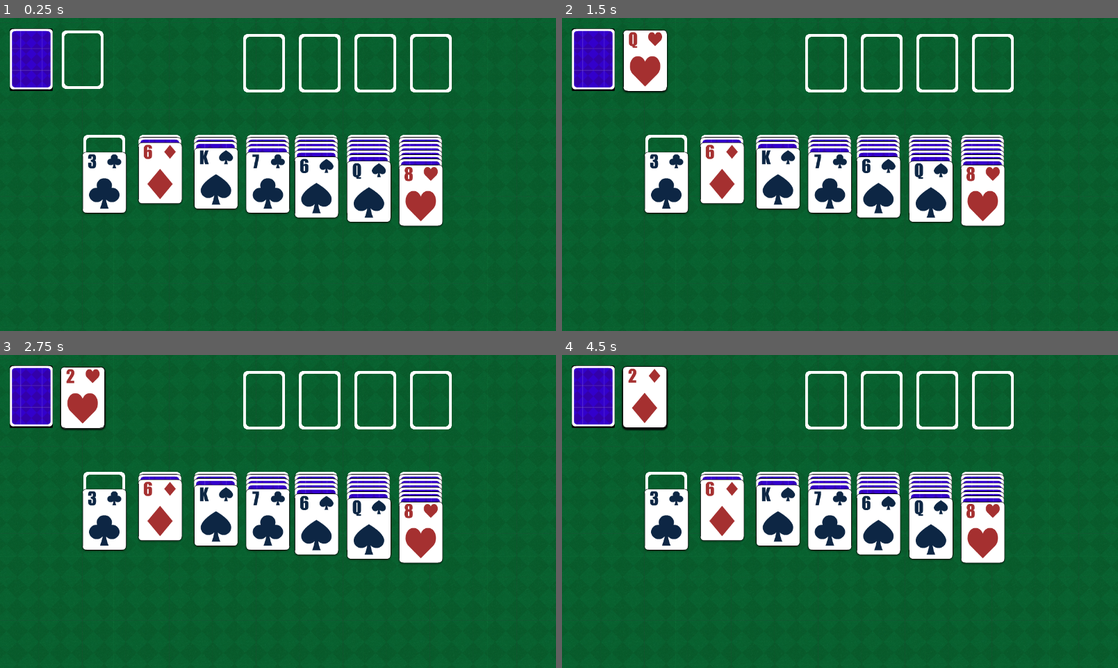
Above: before the commit, frames 1-4 (two rows, left to right).
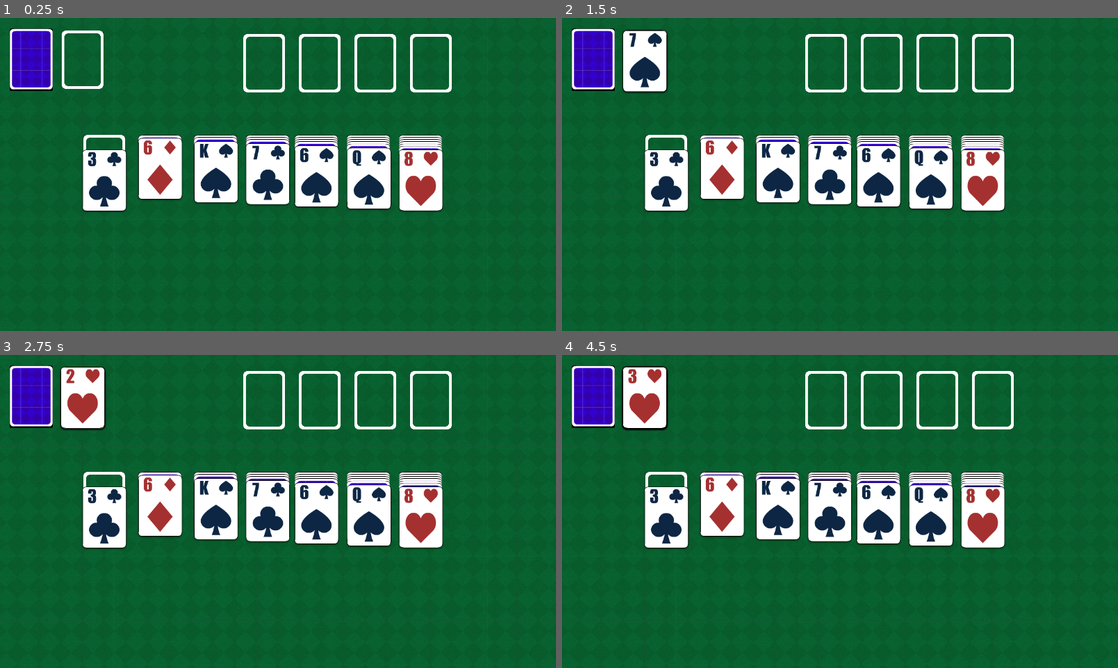
Above: after the commit, the same moments.

Repository: Taschi120/klondike
Game: Godot game, scene res://scenes/main_screen.tscn
The game is run twice, just before and just after one commit, with the same random seed, the same clock (stepped at 60 frames per second) and the same inputs.
Inputs (mouse positions are in pixels of both pictures, inside the frame that each line leads up to):
- Up to frame 1 (0.25 s): no input
- Up to frame 2 (1.5 s): tap Enter at 0.5 s; move the mouse to (595, 58) at 0.52 s; click (595, 58) at 0.67 s; tap Space at 1.25 s; move the mouse to (595, 61) at 1.27 s; click (595, 61) at 1.42 s
- Up to frame 3 (2.75 s): tap Enter at 2 s; click (33, 398) at 2.17 s
- Up to frame 4 (4.5 s): tap Space at 2.75, 4.25 s; click (595, 398) at 2.92 s; tap Enter at 3.5 s; click (595, 398) at 3.67 s; click (595, 398) at 4.42 s

The runs differ from the first frame. In frame 1, 6.7% of the frame differs, in the area x 14-80%, y 37-67%; in frame 2, 7.4%, in the area x 10-80%, y 4-67%; in frame 3, 6.7%; in frame 4, 7.0%.
Error before the commit: Parse Error: Expected indented block after "if" block. (res://scenes/foundation.gd:14)

Commit message:
Major breakthrough in moving cards

Diff:
--- a/scenes/Selection.gd
+++ b/scenes/Selection.gd
@@ -1,6 +1,8 @@
 extends CardStack
 
 class_name Selection
+
+const OFFSET = Vector2(0, 35)
 
 var source: CardStack = null
 
@@ -10,6 +12,7 @@
 	super.add_card(card)
 	card.position = Vector2.ZERO
 	card.at_top = false
+	reorg_stack()
 
 func add_card_from(card: Card, _source: CardStack) -> void:
 	assert(is_empty())
@@ -36,6 +39,7 @@
 
 	assert(is_empty())
 	source = null
+	reorg_stack()
 	return result
 
 func put_back() -> void:
@@ -45,9 +49,30 @@
 	var _source = source
 	var cards = take_cards()
 	_source.add_cards(cards)
+	reorg_stack()
 
 func get_region():
 	return Regions.CURSOR
 
 func _process(delta: float) -> void:
 	position = get_global_mouse_position()
+
+# Reposition cards so they are all visible
+func reorg_stack():
+	var child_count = size()
+	if is_empty():
+		return
+
+	var offset = Vector2(0, 0)
+
+	var card = $Internal.get_child(0)
+
+	card.position = offset
+	var previous_card_open = card.open
+
+	for i in range(0, child_count):
+		offset += OFFSET
+
+		card = $Internal.get_child(i)
+		card.position = offset
+		previous_card_open = card.open
--- a/scenes/card.gd
+++ b/scenes/card.gd
@@ -2,9 +2,9 @@
 
 class_name Card
 
-signal clicked
+signal picked_up
 signal double_clicked
-signal right_clicked
+signal released
 
 var open = false: set = set_open
 
@@ -77,6 +77,7 @@
 
 func is_at_top():
 	var p = get_parent()
+	assert(p != null)
 	if p == null:
 		return false
 	var siblings = p.get_children()
@@ -125,14 +126,18 @@
 	if not clickable():
 		return
 
+	var _parent = get_parent()
+	if _parent:
+		var dropoff_spot = _parent.get_node("DropoffSpot")
+		if dropoff_spot and dropoff_spot.active:
+			return
+
 	if event is InputEventMouseButton and event.double_click and event.button_index == MOUSE_BUTTON_LEFT and clickable:
 		print("dc")
 		double_clicked.emit(self)
 
-	if event is InputEventMouseButton and event.pressed:
-		if event.button_index == MOUSE_BUTTON_RIGHT:
-			print("RC")
-			right_clicked.emit(self)
-			print("RCd")
-		if event.button_index == MOUSE_BUTTON_LEFT and get_region() != Regions.CURSOR:
-			clicked.emit(self)
+	if event is InputEventMouseButton and event.button_index == MOUSE_BUTTON_LEFT:
+		if event.is_pressed():
+			picked_up.emit(self)
+		elif event.is_released():
+			released.emit(self)
--- a/scenes/card_stack.gd
+++ b/scenes/card_stack.gd
@@ -3,6 +3,13 @@
 class_name CardStack
 
 @export var type = Regions.DRAW
+
+var hovered = false
+
+func _ready() -> void:
+	if $DropoffSpot:
+		$DropoffSpot.mouse_entered.connect(func(): hovered = true)
+		$DropoffSpot.mouse_exited.connect(func(): hovered = false)
 
 func get_cards() -> Array:
 	return $Internal.get_children()
@@ -43,8 +50,18 @@
 	return $Internal.get_children().has(_card)
 
 func _on_selection_changed(selection: Array, source: CardStack) -> void:
-	pass
+	if selection.is_empty():
+		$DropoffSpot.active = false
+	else:
+		$DropoffSpot.active = can_accept(selection, source)
 
 func can_accept(cards: Array, source: CardStack) -> bool:
-	assert(false)
 	return false
+
+
+
+func _on_dropoff_spot_mouse_entered() -> void:
+	hovered = true
+
+func _on_dropoff_spot_mouse_exited() -> void:
+	hovered = false
--- a/scenes/card_stack.tscn
+++ b/scenes/card_stack.tscn
@@ -9,3 +9,6 @@
 [node name="Internal" type="Node2D" parent="."]
 
 [node name="DropoffSpot" parent="." instance=ExtResource("2_85xq6")]
+
+[connection signal="mouse_entered" from="DropoffSpot" to="." method="_on_dropoff_spot_mouse_entered"]
+[connection signal="mouse_exited" from="DropoffSpot" to="." method="_on_dropoff_spot_mouse_exited"]
--- a/scenes/discard.tscn
+++ b/scenes/discard.tscn
@@ -1,7 +1,8 @@
-[gd_scene load_steps=3 format=3 uid="uid://cidlck5ee3un6"]
+[gd_scene load_steps=4 format=3 uid="uid://cidlck5ee3un6"]
 
 [ext_resource type="Script" path="res://scenes/discard.gd" id="1_kj7f6"]
 [ext_resource type="Texture2D" uid="uid://d2tu030blrwjo" path="res://assets/empty_stack.png" id="2_qleig"]
+[ext_resource type="PackedScene" uid="uid://eycvb3tw45dg" path="res://scenes/dropoff_spot.tscn" id="3_tmahg"]
 
 [node name="Discard" type="Node2D"]
 script = ExtResource("1_kj7f6")
@@ -10,3 +11,5 @@
 texture = ExtResource("2_qleig")
 
 [node name="Internal" type="Node2D" parent="."]
+
+[node name="DropoffSpot" parent="." instance=ExtResource("3_tmahg")]
--- a/scenes/dropoff_spot.gd
+++ b/scenes/dropoff_spot.gd
@@ -1,9 +1,13 @@
 extends Node2D
+
+class_name DropoffSpot
 
 const COLOR_OFF = Color(Color.YELLOW, 0)
 const COLOR_ON = Color(Color.YELLOW, 0.3)
 
 var active = false : set = set_active
+
+var hovered = false
 
 # Called when the node enters the scene tree for the first time.
 func _ready() -> void:
--- a/scenes/dropoff_spot.tscn
+++ b/scenes/dropoff_spot.tscn
@@ -1,10 +1,17 @@
-[gd_scene load_steps=3 format=3 uid="uid://eycvb3tw45dg"]
+[gd_scene load_steps=4 format=3 uid="uid://eycvb3tw45dg"]
 
 [ext_resource type="Script" path="res://scenes/dropoff_spot.gd" id="1_s4knv"]
 [ext_resource type="Texture2D" uid="uid://clru64b1fj7ip" path="res://assets/glowspot.png" id="2_nafny"]
 
-[node name="DropoffSpot" type="Node2D"]
+[sub_resource type="RectangleShape2D" id="RectangleShape2D_it3lu"]
+size = Vector2(100, 143)
+
+[node name="DropoffSpot" type="Area2D"]
 script = ExtResource("1_s4knv")
 
 [node name="Sprite2D" type="Sprite2D" parent="."]
 texture = ExtResource("2_nafny")
+
+[node name="clickspot" type="CollisionShape2D" parent="."]
+position = Vector2(1, 2)
+shape = SubResource("RectangleShape2D_it3lu")
--- a/scenes/foundation.gd
+++ b/scenes/foundation.gd
@@ -10,5 +10,17 @@
 func get_region():
 	return Regions.FOUNDATION
 
-func _on_selection_changed(cards, source):
-	if cards.is_empty():
+func can_accept(cards: Array, source: CardStack) -> bool:
+	if cards.size() != 1:
+		return false
+
+	if source.get_region() not in [Regions.DISCARD, Regions.FOUNDATION]:
+		return false
+
+	if suit != cards[0].suit:
+		return false
+
+	if cards[0].value != get_current_value() + 1:
+		return false
+
+	return true
--- a/scenes/main_screen.gd
+++ b/scenes/main_screen.gd
@@ -61,29 +61,26 @@
 			if not $Selection.is_empty():
 				$Selection.put_back()
 			$Selection.add_card_from(_card, $Discard)
+			notify_selection_change($Discard)
 
 		Regions.TABLEAU:
-			if not $Selection.is_empty() and not $Selection.is_empty():
-				# TODO - Place stack at clickspot if possible!
+			if not $Selection.is_empty():
 				return
-			assert($Selection.is_empty())
+
 			if _card.open:
 				print("Pickup from tableau")
 				var _tableau = find_tableau(_card)
 				var _cards = _tableau.take_top_cards(_card)
 				assert(_cards.size() >= 1)
 				$Selection.add_cards_from(_cards, _tableau)
+				notify_selection_change(_tableau)
 			elif _card.at_top:
 				_card.open = true
 
 
 func notify_selection_change(_source: CardStack) -> void:
-	var new_state = $Selection.is_empty()
-
 	for stack in valid_drop_targets:
 		stack._on_selection_changed($Selection.get_cards(), _source)
-
-
 
 func _on_double_click(_card) -> void:
 	print(_card.debug_string())
@@ -96,9 +93,24 @@
 				return
 
 func _on_right_click(_card) -> void:
-	print("Dropping card(s)")
-	if not $Selection.is_empty():
-		$Selection.put_back()
+	if $Selection.is_empty():
+		return
+	# try to drop onto a drop target
+	var drop_target: CardStack = null
+	for stack in valid_drop_targets:
+		if stack.hovered:
+			drop_target = stack
+
+	if drop_target:
+		var cards = $Selection.take_cards()
+		drop_target.add_cards(cards)
+		notify_selection_change(null)
+	else:
+		# We're not above a valid drop target - return cards to source
+		print("Dropping card(s)")
+		if not $Selection.is_empty():
+			$Selection.put_back()
+			notify_selection_change(null)
 
 func try_move_to_foundation(_card) -> bool:
 	if not _card.open:
--- a/scenes/main_screen.tscn
+++ b/scenes/main_screen.tscn
@@ -29,23 +29,23 @@
 
 [node name="FoundationHeart" parent="Foundations" instance=ExtResource("5_w2yvf")]
 position = Vector2(496, 104)
-suit = null
-type = null
+suit = "heart"
+type = 1
 
 [node name="FoundationDiamond" parent="Foundations" instance=ExtResource("5_w2yvf")]
 position = Vector2(624, 104)
 suit = "diamond"
-type = null
+type = 1
 
 [node name="FoundationSpade" parent="Foundations" instance=ExtResource("5_w2yvf")]
 position = Vector2(752, 104)
 suit = "spade"
-type = null
+type = 1
 
 [node name="FoundationClub" parent="Foundations" instance=ExtResource("5_w2yvf")]
 position = Vector2(880, 104)
 suit = "club"
-type = null
+type = 1
 
 [node name="Tableaux" type="Node2D" parent="."]
 
--- a/scenes/stock.gd
+++ b/scenes/stock.gd
@@ -18,9 +18,9 @@
 			card.open = false
 			card.at_top = false
 
-			card.clicked.connect(main_scene._on_card_clicked)
+			card.picked_up.connect(main_scene._on_card_clicked)
 			card.double_clicked.connect(main_scene._on_double_click)
-			card.right_clicked.connect(main_scene._on_right_click)
+			card.released.connect(main_scene._on_right_click)
 			unshuffled_pile.append(card)
 
 	var shuffled_pile = []
--- a/scenes/tableau_pile.gd
+++ b/scenes/tableau_pile.gd
@@ -1,6 +1,9 @@
 extends CardStack
 
 class_name TableauPile
+
+const FACEDOWN_OFFSET = Vector2(0, 5)
+const FACEUP_OFFSET = Vector2(0, 35)
 
 func add_card(_card):
 	super.add_card(_card)
@@ -33,6 +36,7 @@
 func reorg_stack():
 	var child_count = size()
 	if is_empty():
+		$DropoffSpot.position = Vector2.ZERO
 		return
 
 	var offset = Vector2(0, 0)
@@ -44,13 +48,34 @@
 
 	for i in range(0, child_count):
 		if previous_card_open:
-			offset += Vector2(0, 40)
+			offset += FACEUP_OFFSET
 		else:
-			offset += Vector2(0, 10)
+			offset += FACEDOWN_OFFSET
 
 		card = $Internal.get_child(i)
 		card.position = offset
 		previous_card_open = card.open
 
+	$DropoffSpot.position = $Internal.get_child(child_count - 1).position
+
 func get_region():
 	return Regions.TABLEAU
+
+func can_accept(_cards: Array, _source: CardStack) -> bool:
+	if _cards.is_empty():
+		return false
+
+	if self == _source:
+		return true # return cards to their origin
+
+	if _cards[0].value == 13 and self.is_empty():
+		return true # Dropping king on empty stack
+
+	if self.is_empty():
+		return false
+
+	var top_card = peek()
+	if _cards[0].value == top_card.value - 1 and _cards[0].get_color() != top_card.get_color():
+		return true
+
+	return false
--- a/scenes/tableau_pile.tscn
+++ b/scenes/tableau_pile.tscn
@@ -1,7 +1,8 @@
-[gd_scene load_steps=3 format=3 uid="uid://dpglfqfyqon3h"]
+[gd_scene load_steps=4 format=3 uid="uid://dpglfqfyqon3h"]
 
 [ext_resource type="Script" path="res://scenes/tableau_pile.gd" id="1_f1rrh"]
 [ext_resource type="Texture2D" uid="uid://d2tu030blrwjo" path="res://assets/empty_stack.png" id="2_52igw"]
+[ext_resource type="PackedScene" uid="uid://eycvb3tw45dg" path="res://scenes/dropoff_spot.tscn" id="3_7pnv5"]
 
 [node name="TableauPile" type="Node2D"]
 script = ExtResource("1_f1rrh")
@@ -10,3 +11,5 @@
 texture = ExtResource("2_52igw")
 
 [node name="Internal" type="Node2D" parent="."]
+
+[node name="DropoffSpot" parent="." instance=ExtResource("3_7pnv5")]
